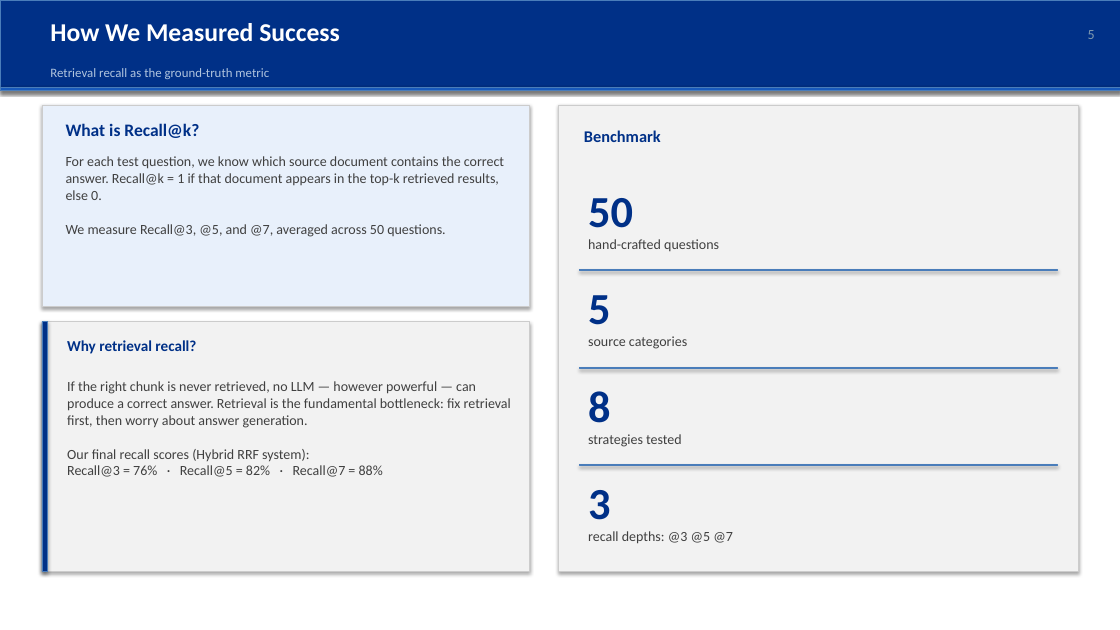
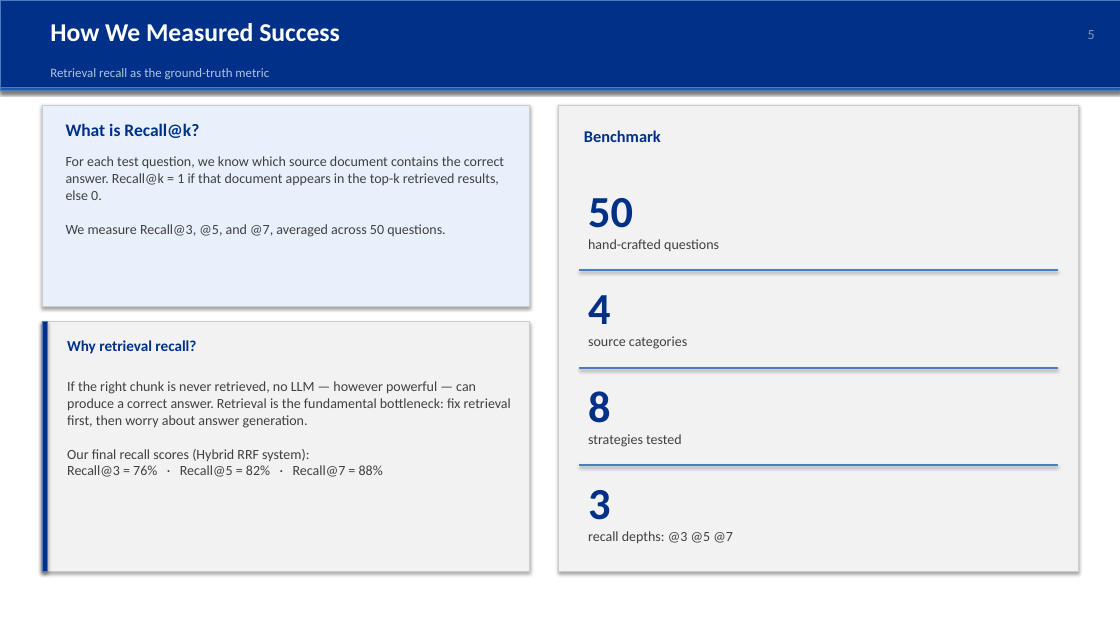
Before and after one commit to nandypi/Group-6-DS-and-AI-Lab-Project, a slide deck: slide 5 of Slides/DSAI_Team_6_Final_Presentation.pptx. Drawn at 1120x630 pixels with LibreOffice and Linux fonts; fonts in the diff are those of the drawing. Boxes give left, top, right and bottom in pixels: in the first picture for what was removed or moved away, otherwise in the second. Text is boxed around its words. In the diff, an @@ line names an element or a change of style, - is before the commit and + after.

```diff
--- a/Slides/DSAI_Team_6_Final_Presentation.pptx
+++ b/Slides/DSAI_Team_6_Final_Presentation.pptx
@@ text removed at (x1=588, y1=295, x2=610, y2=325) @@
-5
@@ text added at (x1=588, y1=295, x2=610, y2=324), 38 pt, text #003087, bold @@
+4
```
Also in this commit, not shown: 9 other slides changed.
